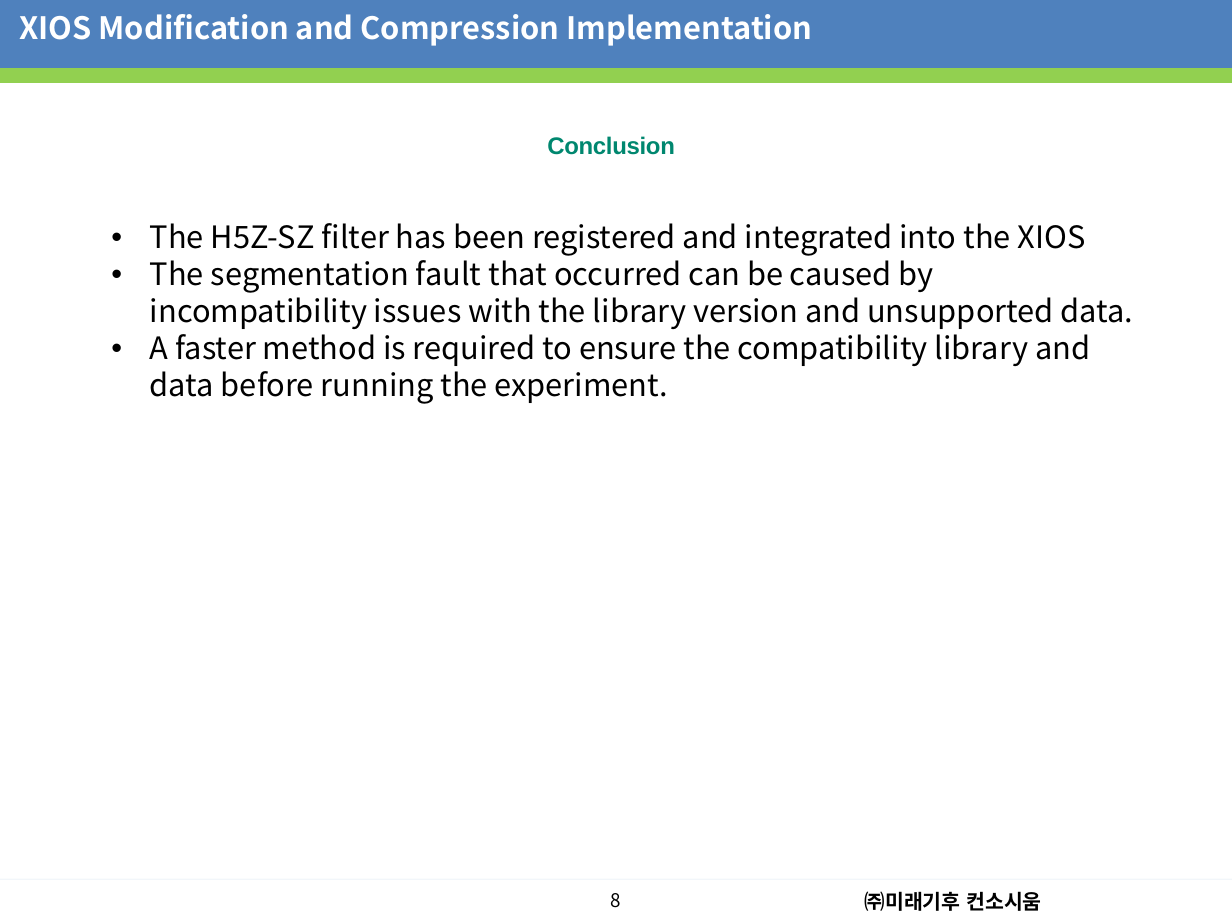
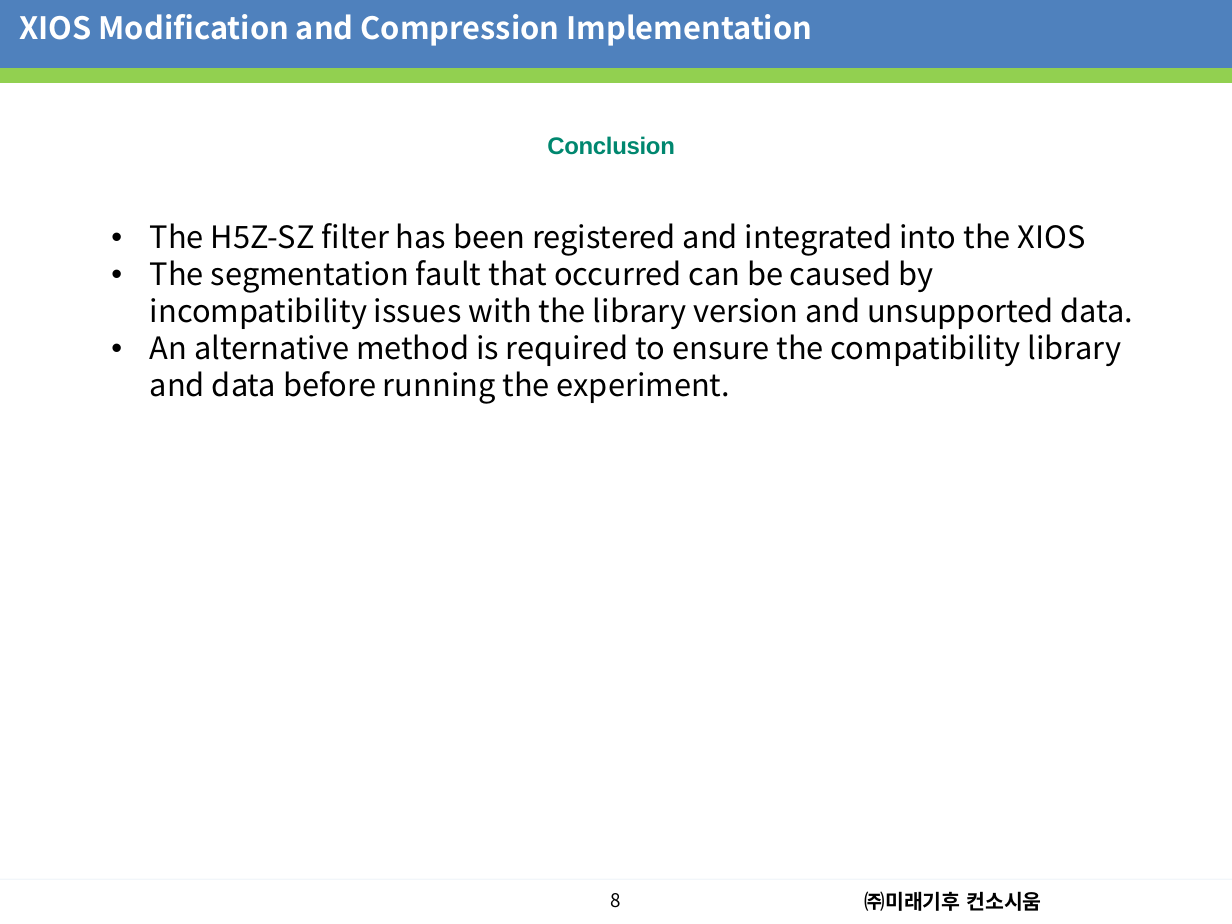
Before and after one commit to dhanifudin/presentation, a slide deck: slide 9 of seminar/Seminar20230711.pptx. Drawn at 1232x924 pixels with LibreOffice and Linux fonts; fonts in the diff are those of the drawing; background and template pictures are left out. Boxes give left, top, right and bottom in pixels: in the first picture for what was removed or moved away, otherwise in the second. Text is boxed around its words. In the diff, an @@ line names an element or a change of style, - is before the commit and + after.

Commit message:
update presentation

```diff
--- a/seminar/Seminar20230711.pptx
+++ b/seminar/Seminar20230711.pptx
@@ text at <box>150,328,1122,404</box>: text changed @@
-• A faster method is required to ensure the compatibility library and data before running the experiment.
+• An alternative method is required to ensure the compatibility library and data before running the experiment.
```
